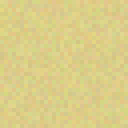
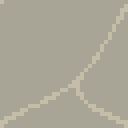
The second 128 x 128 image is a revision of the first. Changes to its layers:
added layer "Rectangle 2" above "Rectangle 1" over (x1=0, y1=0, x2=128, y2=128)
painted on "Rectangle 1" over (x1=0, y1=0, x2=128, y2=128)
